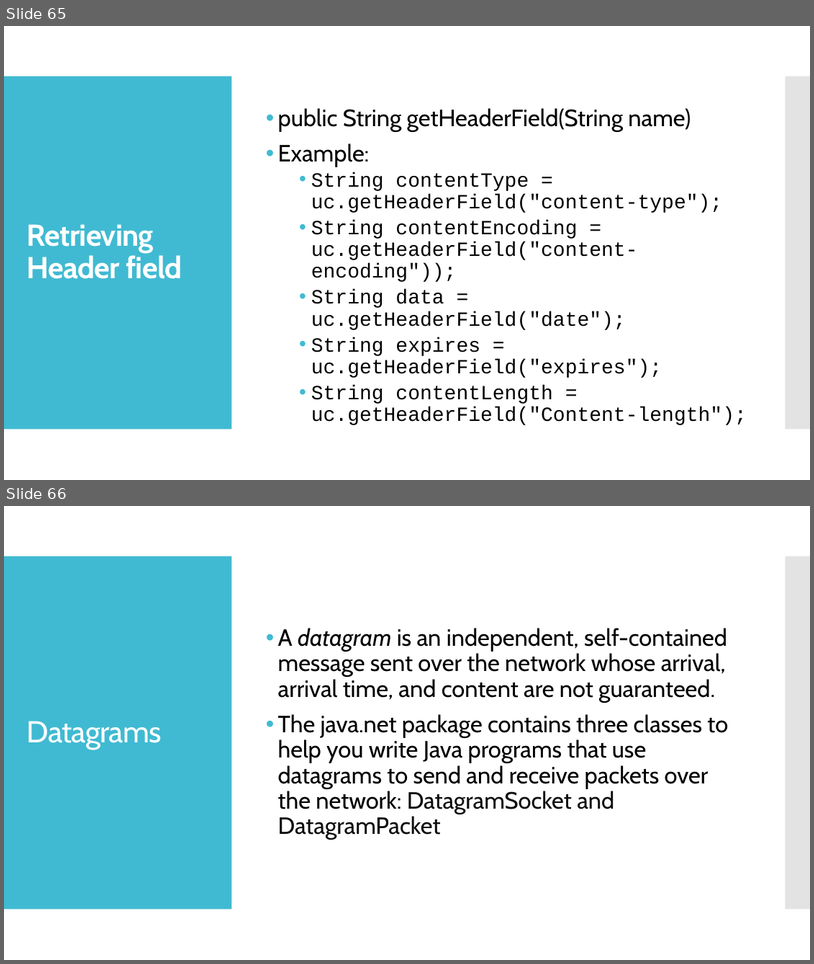
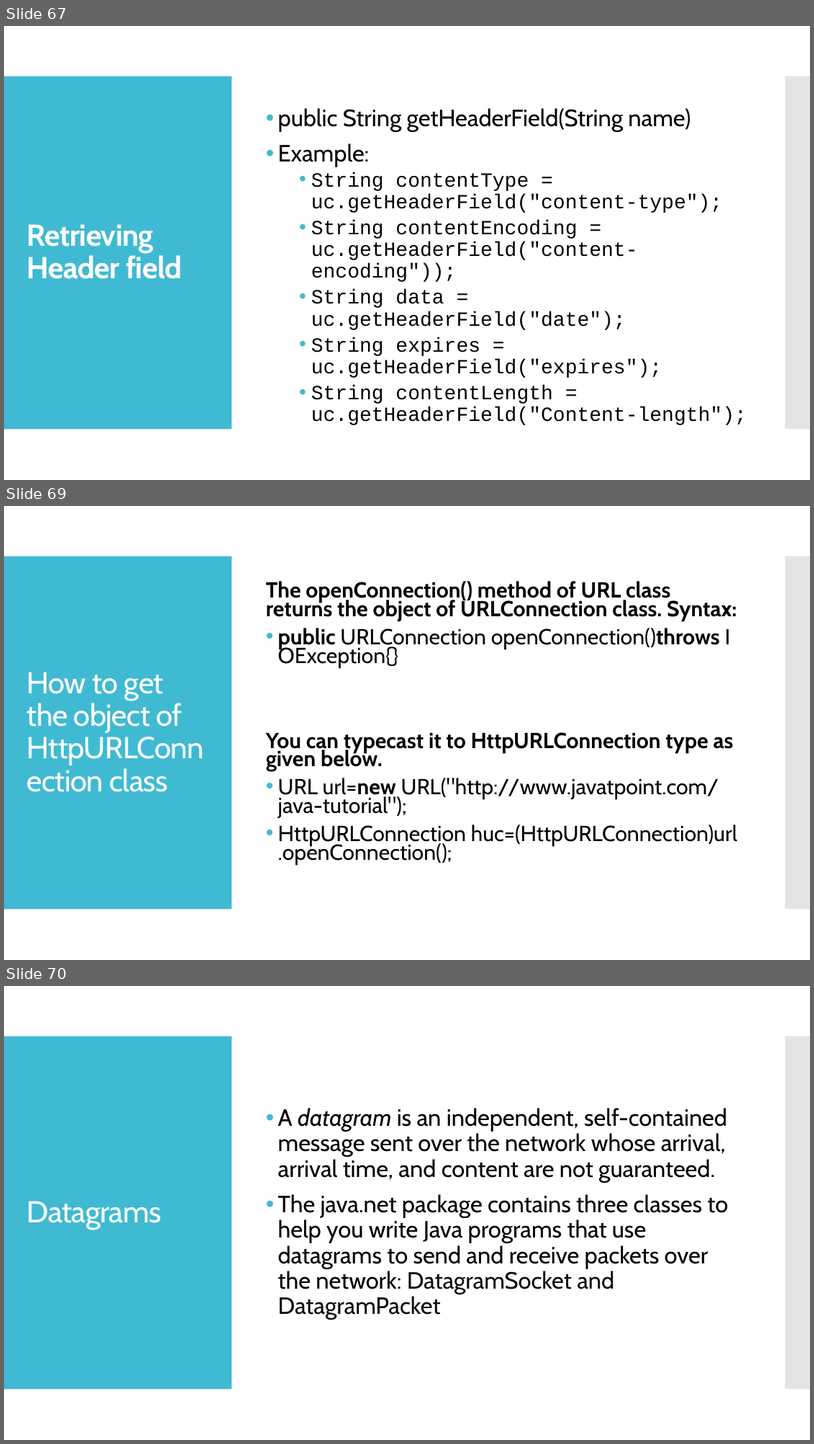
Before and after one commit to jrambasana/AJP2022-code, a slide deck: Slides/AJP - Unit 1 - Java Networking.pptx. Shown one above the other, each under a label of ours: slides 65 and 66 before the commit, slides 67, 69 and 70 after it; the slides between them are not shown. The pictures are 814x964 and 814x1444 pixels, drawn with LibreOffice and Linux fonts; fonts in the diff are those of the drawing. Boxes give left, top, right and bottom in pixels: in the first picture for what was removed or moved away, otherwise in the second. Text is boxed around its words. In the diff, an @@ line names an element or a change of style, - is before the commit and + after.

```diff
--- a/Slides/AJP - Unit 1 - Java Networking.pptx
+++ b/Slides/AJP - Unit 1 - Java Networking.pptx
@@ slide 69 added at (x1=4, y1=506, x2=810, y2=960), background #FFFFFF; not listed: 2 template elements that a slide beside it also shows @@
@@ text added at (x1=266, y1=581, x2=738, y2=865), 25.9 pt, text #000000 @@
+The openConnection() method of URL class returns the object of URLConnection class. Syntax:
+• public URLConnection openConnection()throws IOException{}
+You can typecast it to HttpURLConnection type as given below.
+• URL url=new URL("http://www.javatpoint.com/java-tutorial");
+• HttpURLConnection huc=(HttpURLConnection)url.openConnection();
@@ title added at (x1=27, y1=672, x2=182, y2=792), 36 pt, text #FFFFFF @@
+How to get the object of HttpURLConnection class
@@ what was slide 65 is now slide 67 @@
@@ what was slide 66 is now slide 70 @@
```
Also in this commit, not shown: 2 slides changed, 14 other slides added, 4 other files.
